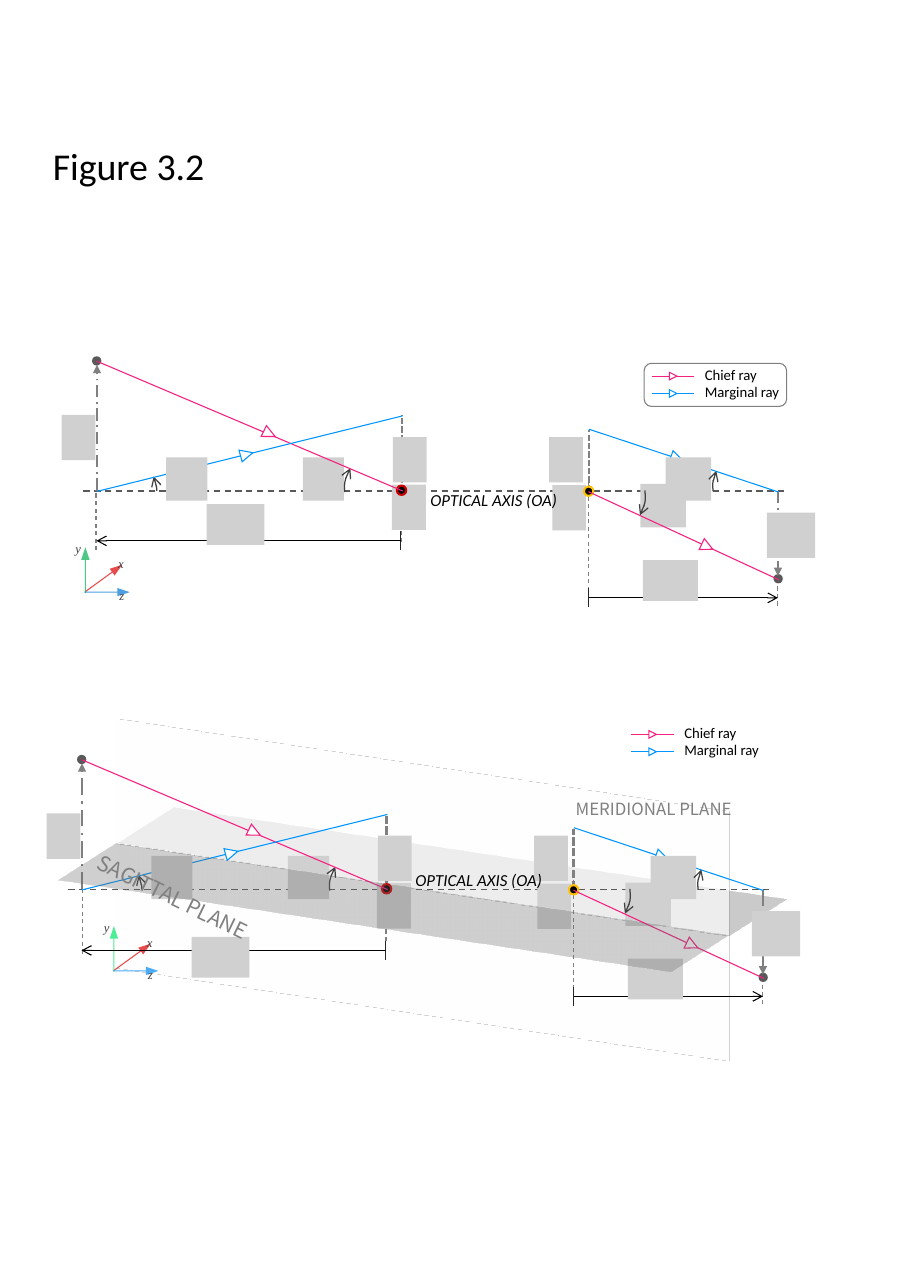
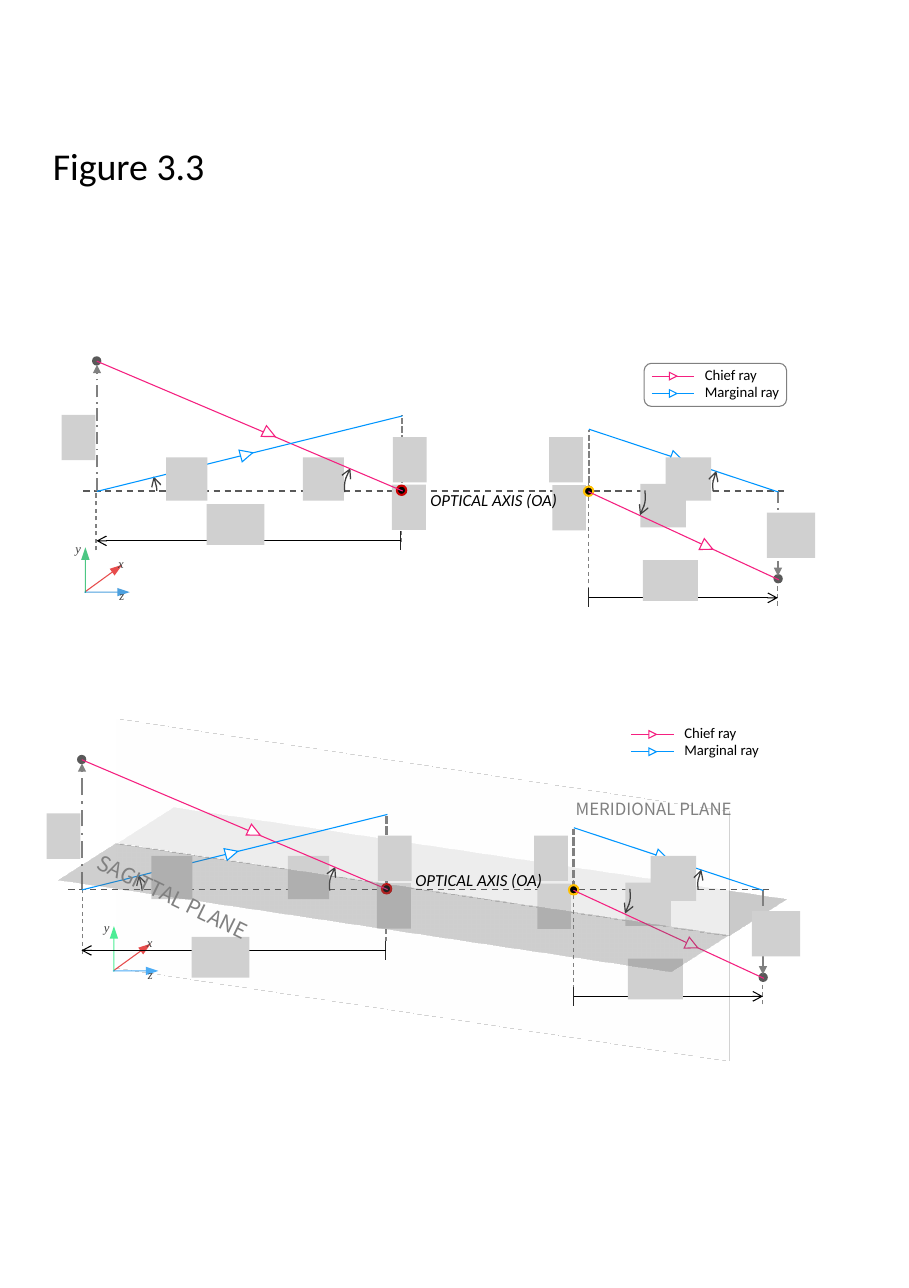
Before and after one commit to indranilsinharoy/phd-artifacts, a slide deck: slide 3 of chapters/chapter03_geometricmodel/figures/figures_PPT.pptx. Drawn at 909x1288 pixels with LibreOffice and Linux fonts; fonts in the diff are those of the drawing; grey boxes stand for pictures. Boxes give left, top, right and bottom in pixels: in the first picture for what was removed or moved away, otherwise in the second. Text is boxed around its words. In the diff, an @@ line names an element or a change of style, - is before the commit and + after.

```diff
--- a/chapters/chapter03_geometricmodel/figures/figures_PPT.pptx
+++ b/chapters/chapter03_geometricmodel/figures/figures_PPT.pptx
@@ text at bbox=[53, 154, 205, 187]: text changed @@
-Figure 3.2
+Figure 3.3
```
Also in this commit, not shown: 7 other slides changed, 10 other files.
